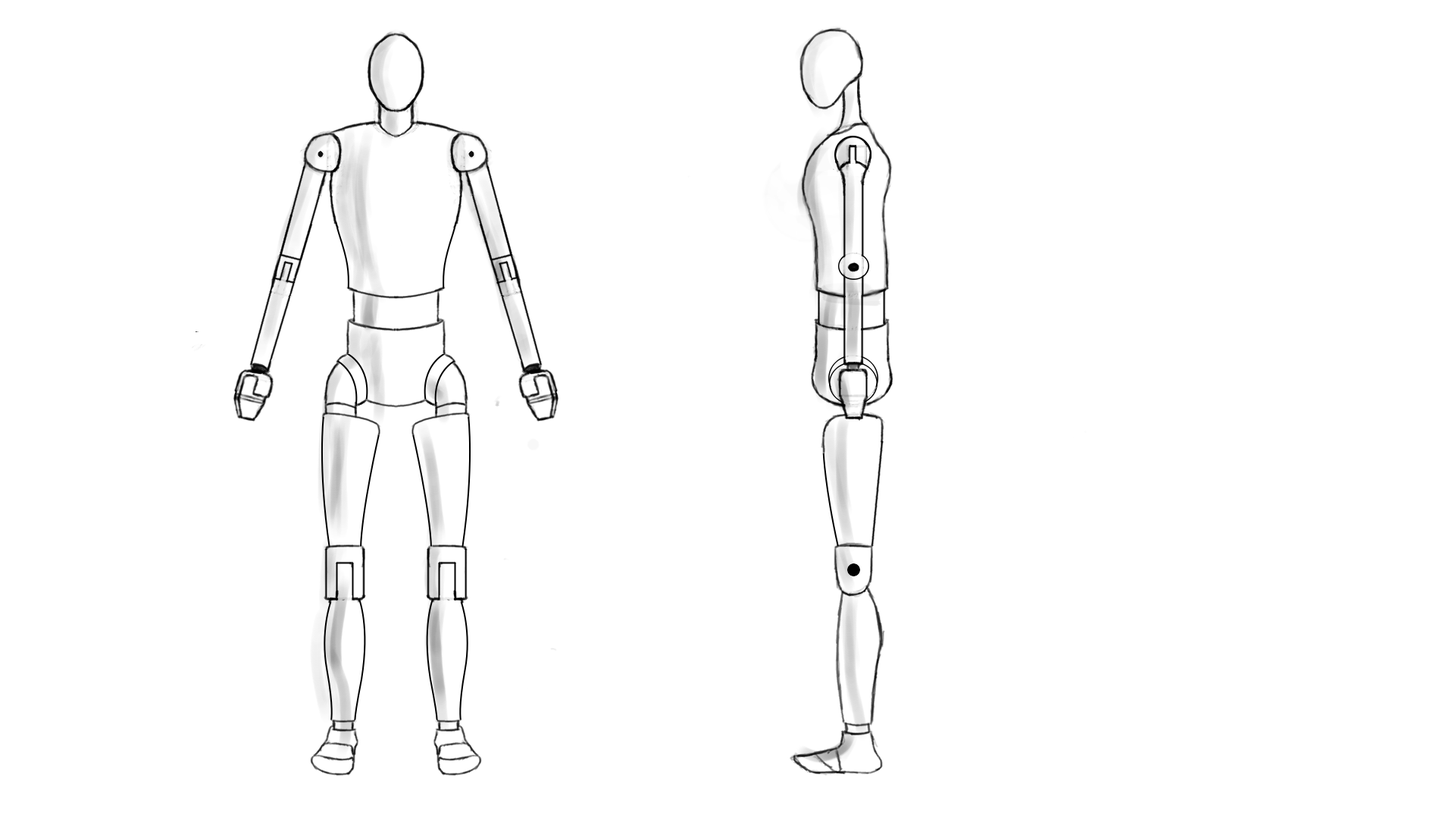
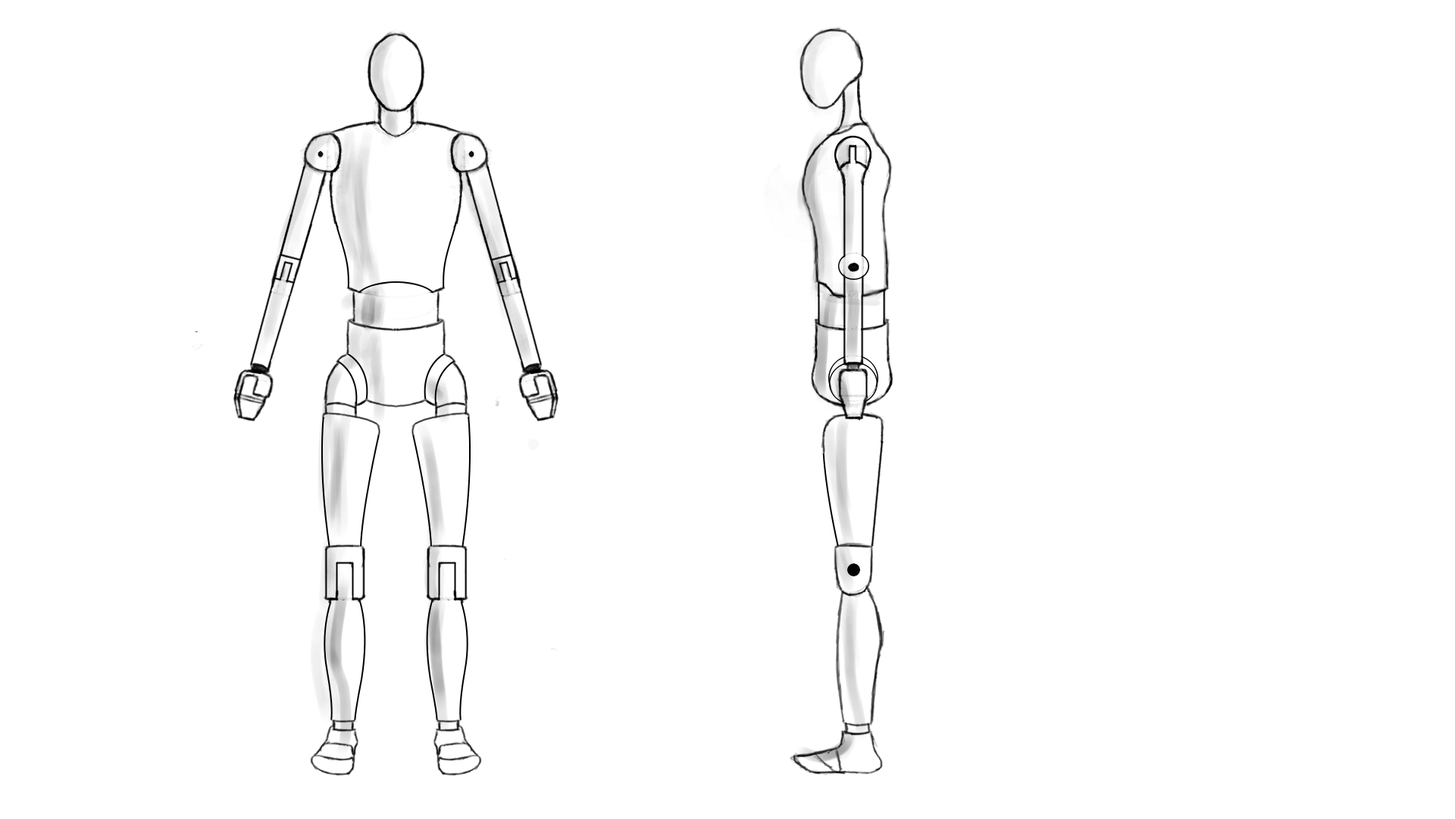
The second (1455, 819) image is a revision of the first. Changes to its layers:
painted on "Layer" over [360, 278, 844, 300]
painted on "Layer #1" over [340, 277, 439, 330]
